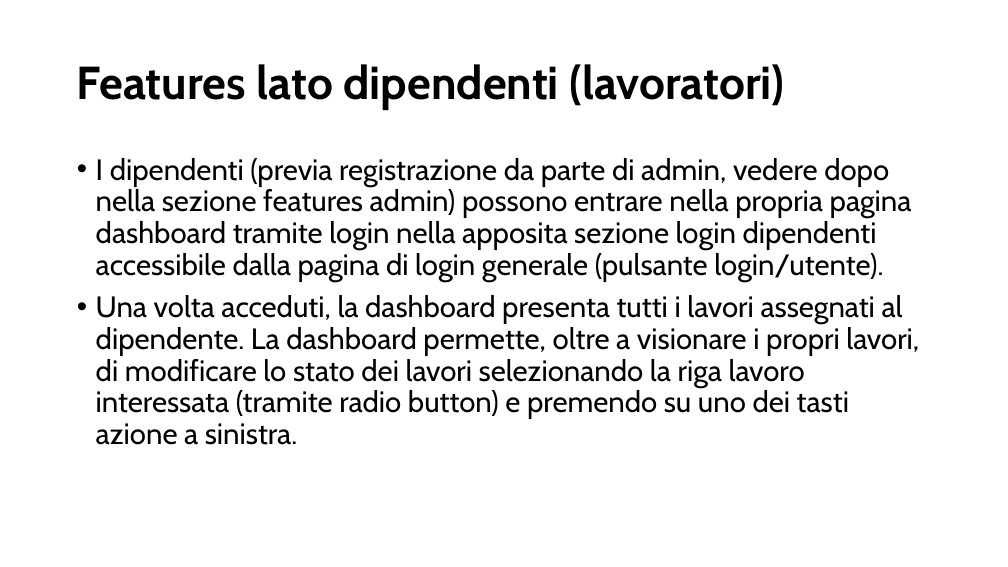
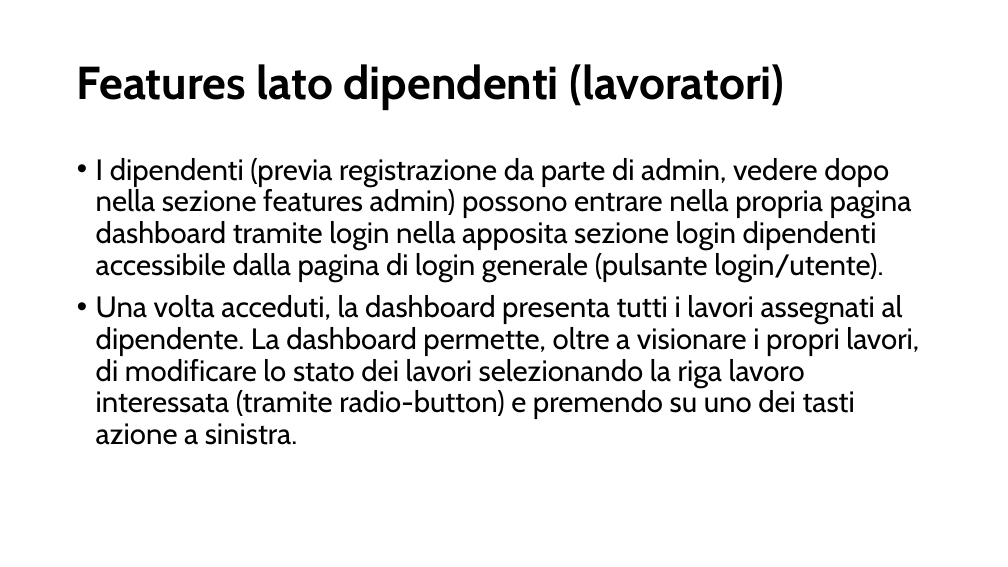
Before and after one commit to StatJon/Progetto-IngegneriaSistemiWeb, a slide deck: slide 6 of Presentazione Progetto.pptx. Drawn at 1008x567 pixels with LibreOffice and Linux fonts; fonts in the diff are those of the drawing. Boxes give left, top, right and bottom in pixels: in the first picture for what was removed or moved away, otherwise in the second. Text is boxed around its words. In the diff, an @@ line names an element or a change of style, - is before the commit and + after.

```diff
--- a/Presentazione Progetto.pptx
+++ b/Presentazione Progetto.pptx
@@ text at <box>96,295,919,445</box>: text changed @@
-• Una volta acceduti, la dashboard presenta tutti i lavori assegnati al dipendente. La dashboard permette, oltre a visionare i propri lavori, di modificare lo stato dei lavori selezionando la riga lavoro interessata (tramite radio button) e premendo su uno dei tasti azione a sinistra.
+• Una volta acceduti, la dashboard presenta tutti i lavori assegnati al dipendente. La dashboard permette, oltre a visionare i propri lavori, di modificare lo stato dei lavori selezionando la riga lavoro interessata (tramite radio-button) e premendo su uno dei tasti azione a sinistra.
```
Also in this commit, not shown: 3 other slides changed, 3 other files.
